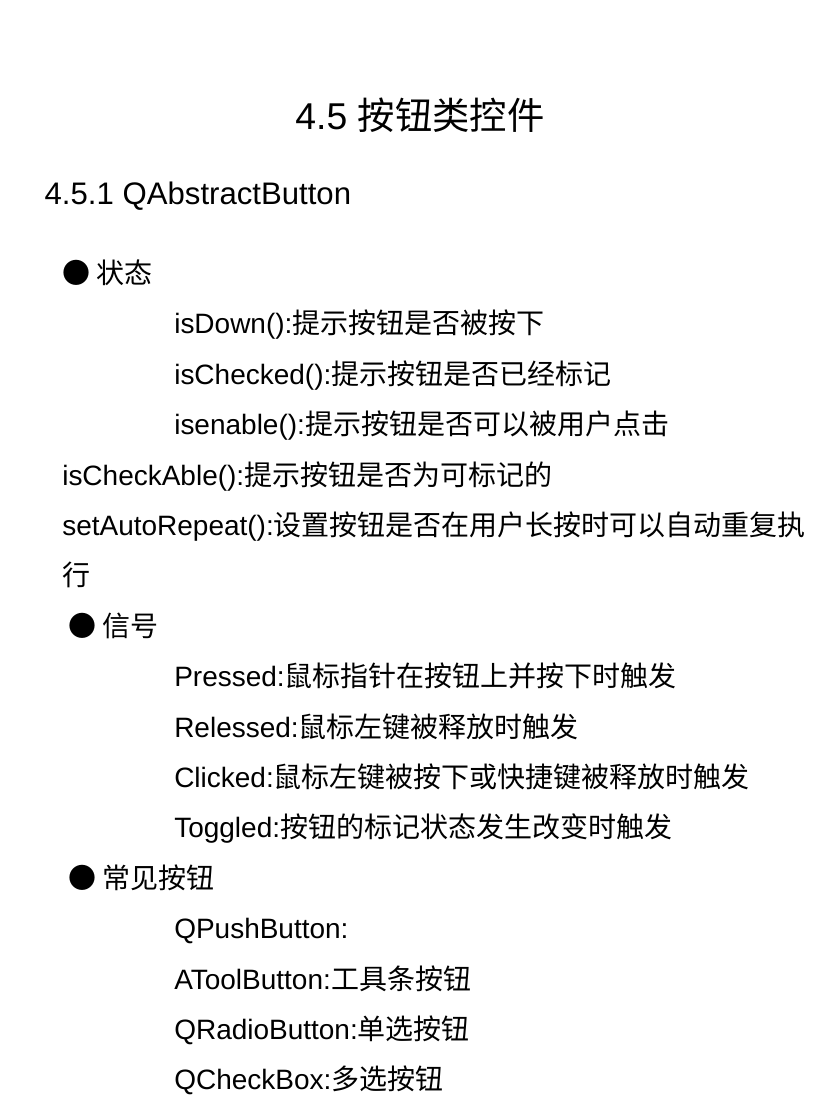
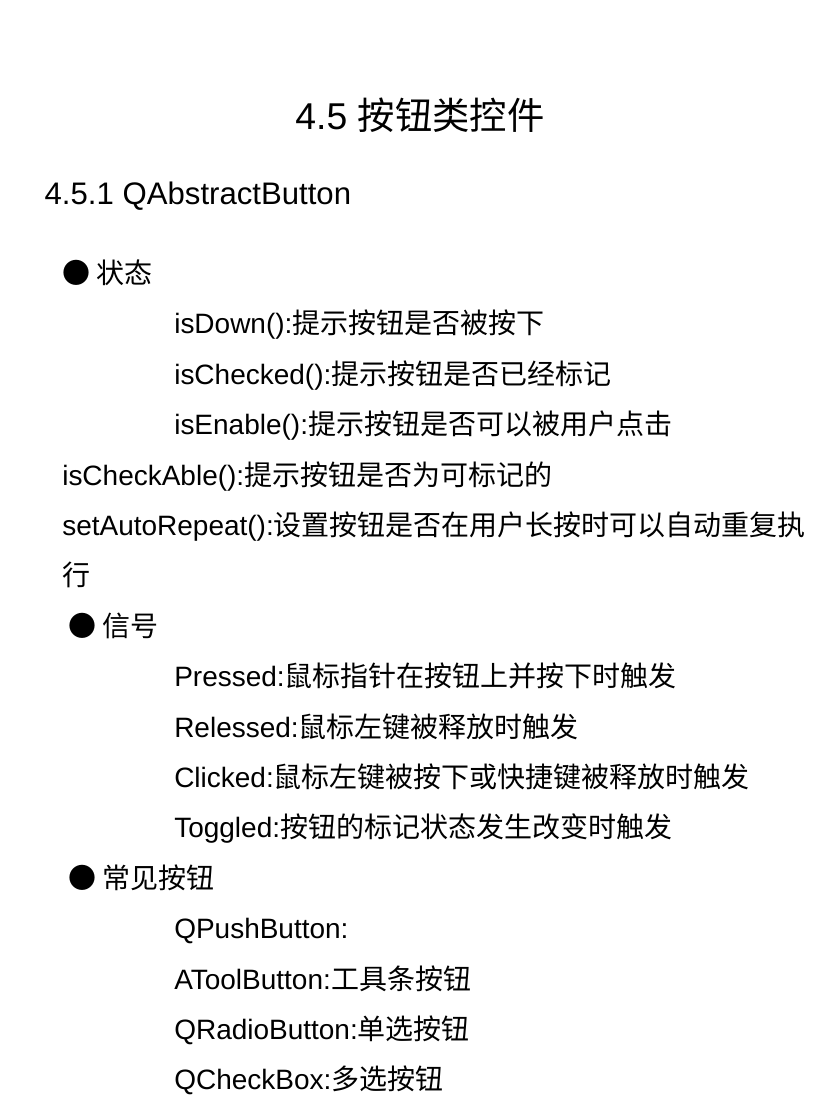
Before and after one commit to papercode-for-cheung/objectOriented_Group3_controls, a slide deck: slide 23 of controls/PyQt5--基本窗口控件(4.1-4.5)_张培良.pptx. Drawn at 840x1120 pixels with LibreOffice and Linux fonts; fonts in the diff are those of the drawing. Boxes give left, top, right and bottom in pixels: in the first picture for what was removed or moved away, otherwise in the second. Text is boxed around its words. In the diff, an @@ line names an element or a change of style, - is before the commit and + after.

```diff
--- a/controls/PyQt5--基本窗口控件(4.1-4.5)_张培良.pptx
+++ b/controls/PyQt5--基本窗口控件(4.1-4.5)_张培良.pptx
@@ text at [62, 412, 806, 639]: text changed @@
-isenable():提示按钮是否可以被用户点击 isCheckAble():提示按钮是否为可标记的 setAutoRepeat():设置按钮是否在用户长按时可以自动重复执行
-● 信号
+isEnable():提示按钮是否可以被用户点击 isCheckAble():提示按钮是否为可标记的 setAutoRepeat():设置按钮是否在用户长按时可以自动重复执行
+● 信号
```
Also in this commit, not shown: 3 other slides changed, 1 slide added, 1 slide removed, 2 other files.
